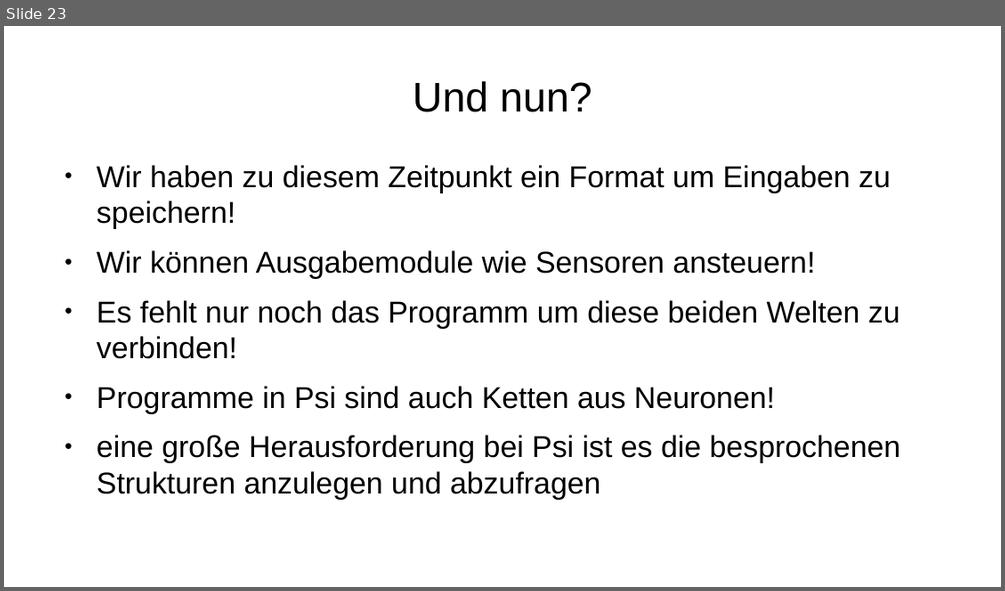
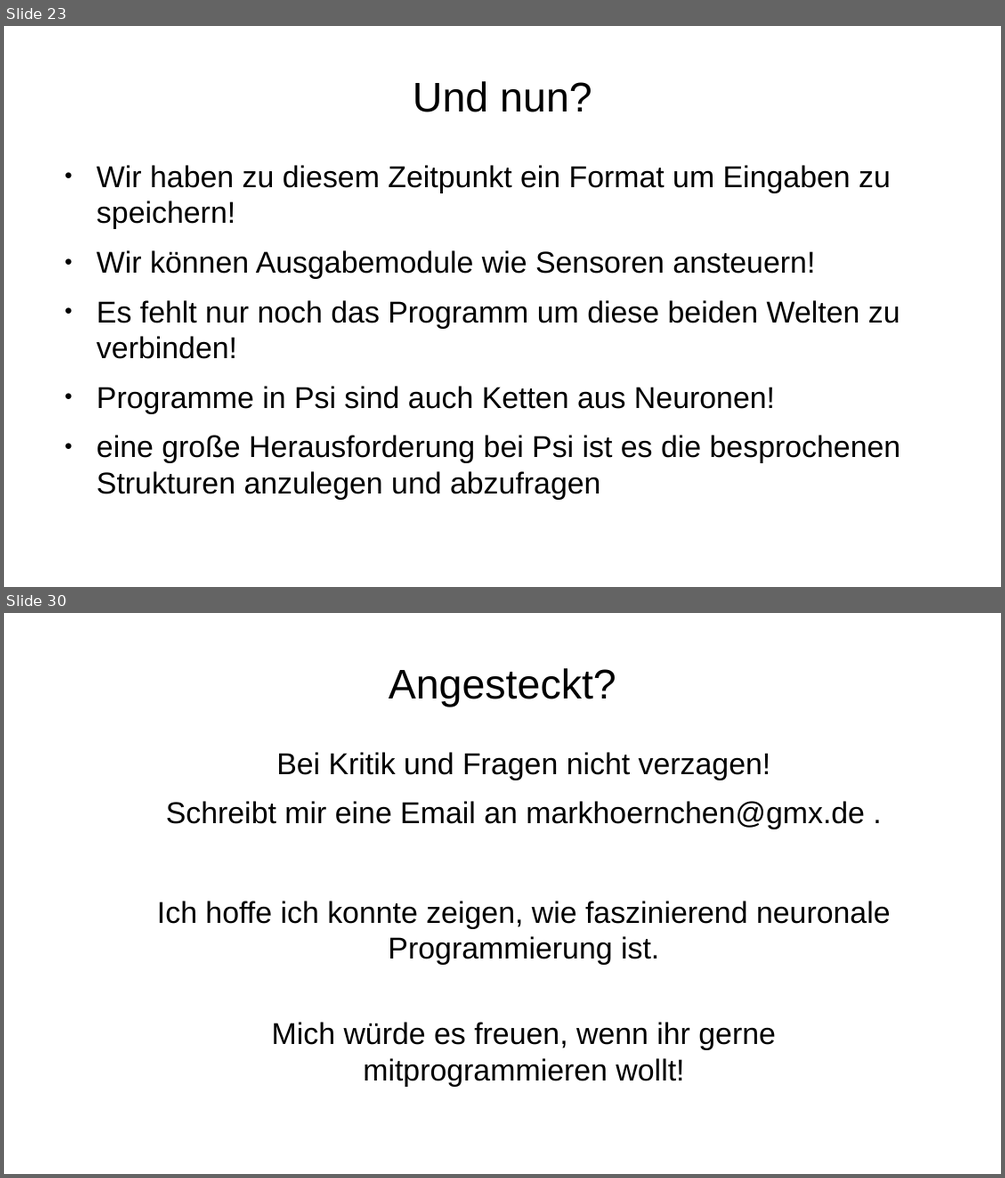
Before and after one commit to Lotes/psi-theorie, a slide deck: presentation.odp. Shown one above the other, each under a label of ours: slide 23 before the commit, slides 23 and 30 after it; the slides between them are not shown. The pictures are 1005x591 and 1005x1178 pixels, drawn with LibreOffice and Linux fonts; fonts in the diff are those of the drawing. Boxes give left, top, right and bottom in pixels: in the first picture for what was removed or moved away, otherwise in the second. Text is boxed around its words. In the diff, an @@ line names an element or a change of style, - is before the commit and + after.

```diff
--- a/presentation.odp
+++ b/presentation.odp
@@ slide 30 added at (x1=4, y1=613, x2=1001, y2=1174), background #FFFFFF @@
@@ title added at (x1=388, y1=668, x2=616, y2=706), 33 pt, text #000000 @@
+Angesteckt?
@@ text added at (x1=157, y1=752, x2=890, y2=1086), 24 pt, text #000000 @@
+Bei Kritik und Fragen nicht verzagen!
+Schreibt mir eine Email an markhoernchen@gmx.de .
+Ich hoffe ich konnte zeigen, wie faszinierend neuronale Programmierung ist.
+Mich würde es freuen, wenn ihr gerne
+mitprogrammieren wollt!
```
Also in this commit, not shown: 6 slides changed, 5 other slides added, 1 slide removed, 1 other file.
